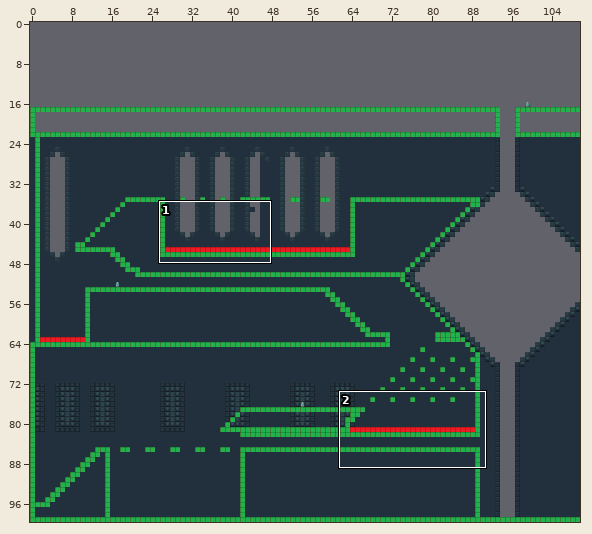
Level history. Tiled map: Output/Assets/maps/Level2.tmx. The picture above shows the old version from afar; the outline marks the close-up.
Close-up. Old version:
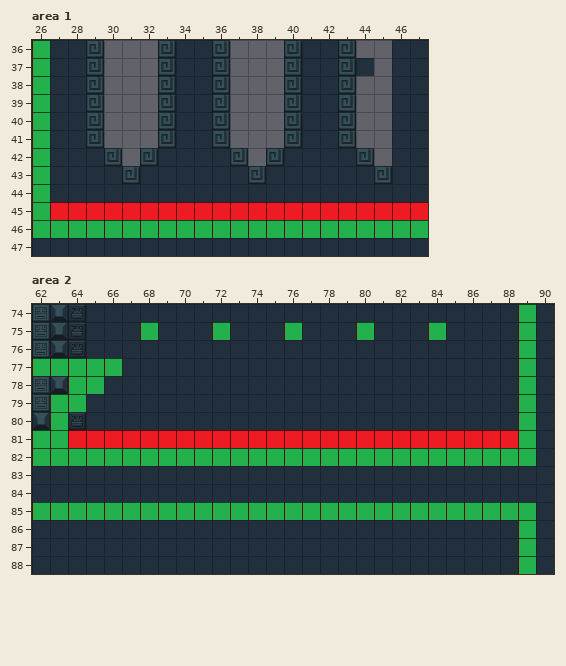
Cells are 32x32 px. Shown: area 1 x 26..47, y 36..47; area 2 x 62..90, y 74..88. The commit also changed other parts of the map, which this record leaves out. Not drawn, because the pictures are missing: unchanged layers "Background", "Background 2", "Sky".
After:
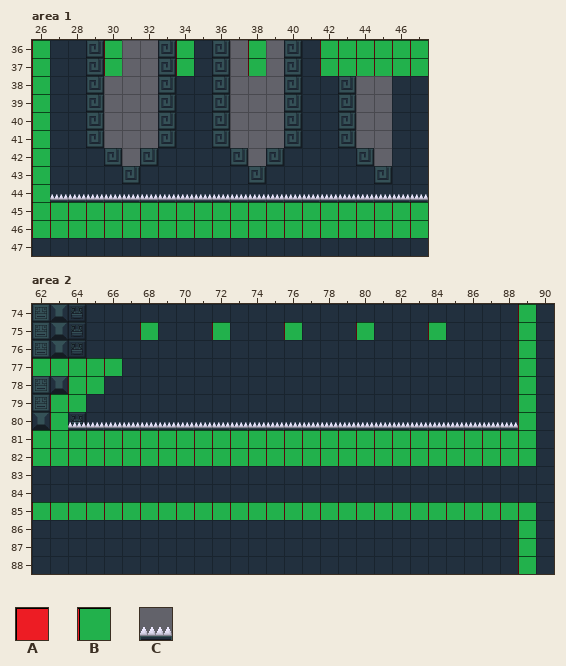
Key: from "Collisions": A 0, B 1; from "spikes": C 0.
_ is an empty cell.
From old to new:
Layer "Collision", area 1:
There is now tile B in rows 36 to 37 at x 30, 34, 38 and 42 to 47; in row 45 at x 27 to 47.
Layer "CollisionsDead", area 1:
There is now tile C in row 44 at x 27 to 47.
Tile A is gone in row 45 at x 27 to 47.
Layer "Collision", area 2:
There is now tile B in row 81 at x 64 to 88.
Layer "CollisionsDead", area 2:
There is now tile C in row 80 at x 64 to 88.
Tile A is gone in row 81 at x 64 to 88.
Pixel boxes of the changes (left, top, right, bottom) in both close-ups:
added: (104, 40, 122, 76)
added: (176, 40, 194, 76)
added: (248, 40, 266, 76)
added: (320, 40, 428, 76)
changed: (50, 194, 428, 220)
changed: (68, 422, 518, 448)
